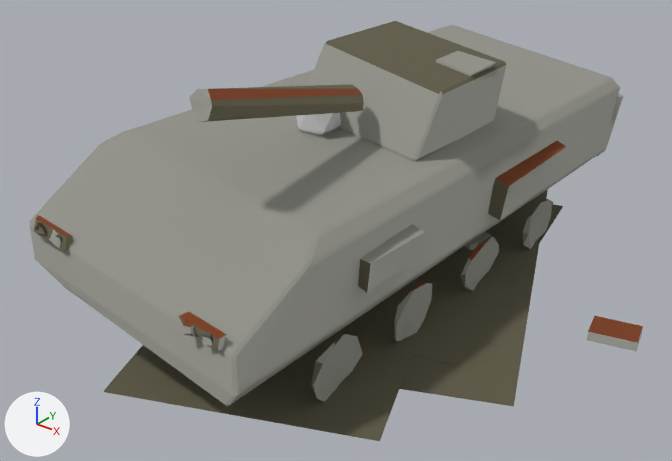
The FBX model entregas/teo-modelado/restos-k8-7nov/SM_RestosDragon_v3_LOD1.fbx as it was, and as the next commit left it.
Before and after are seen from a camera (50 mm lens) standing at (6.81, -8.87, 5.97) and looking at (0.15, -0.54, 0.8). The axes (+X, +Y, +Z) are drawn at lower left. The lights are the same throughout. The picture after the commit comes second. Where no turn or scale is listed for an object, it has been applied to the vertices.

In view in the first picture: 'Humo', 'SM_bloques.restos_dragon_v3_LOD1'.
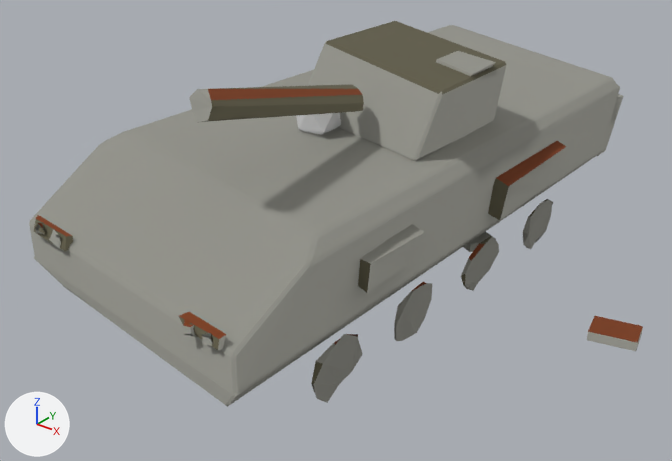
Pixel boxes [x1, y1, x2, y2] of what changed, in the pictures (672 x 461 px):
'SM_bloques.restos_dragon_v3_LOD1', reshaped (8% shorter)
    before: [29, 21, 643, 441]
    after: [29, 21, 643, 407]
part 1 of me_sm_bloques_restos_dragon_v3_lod1_001, deleted
    before: [412, 200, 563, 367]
part 2 of me_sm_bloques_restos_dragon_v3_lod1_001, deleted (brown)
    before: [400, 189, 548, 406]
part 3 of me_sm_bloques_restos_dragon_v3_lod1_001, deleted (brown)
    before: [104, 257, 449, 441]

The change in detail:
me_sm_bloques_restos_dragon_v3_lod1_001 is used by ob_sm_bloques_restos_dragon_v3_lod1; location (0.0, 0.0, 0.0).
me_sm_bloques_restos_dragon_v3_lod1_001 had 472 vertices, 490 faces and spanned x -3.34..3.83, y -4.07..4.29, z 0.0..3.46.
me_sm_bloques_restos_dragon_v3_lod1_001 now has 448 vertices, 472 faces and spans x -3.34..3.83, y -4.07..4.29, z 0.0..3.46.
me_sm_bloques_restos_dragon_v3_lod1_001 part 1: the loose piece of 8 vertices spanning x -1.4..2.42, y -1.78..3.57, z 0.01..0.03 is deleted.
me_sm_bloques_restos_dragon_v3_lod1_001 part 2: the loose piece of 8 vertices spanning x -2.36..3.24, y -2.81..4.08, z 0.0..0.02 is deleted.
me_sm_bloques_restos_dragon_v3_lod1_001 part 3: the loose piece of 8 vertices spanning x -2.35..2.49, y -3.96..2.05, z 0.02..0.04 is deleted.
